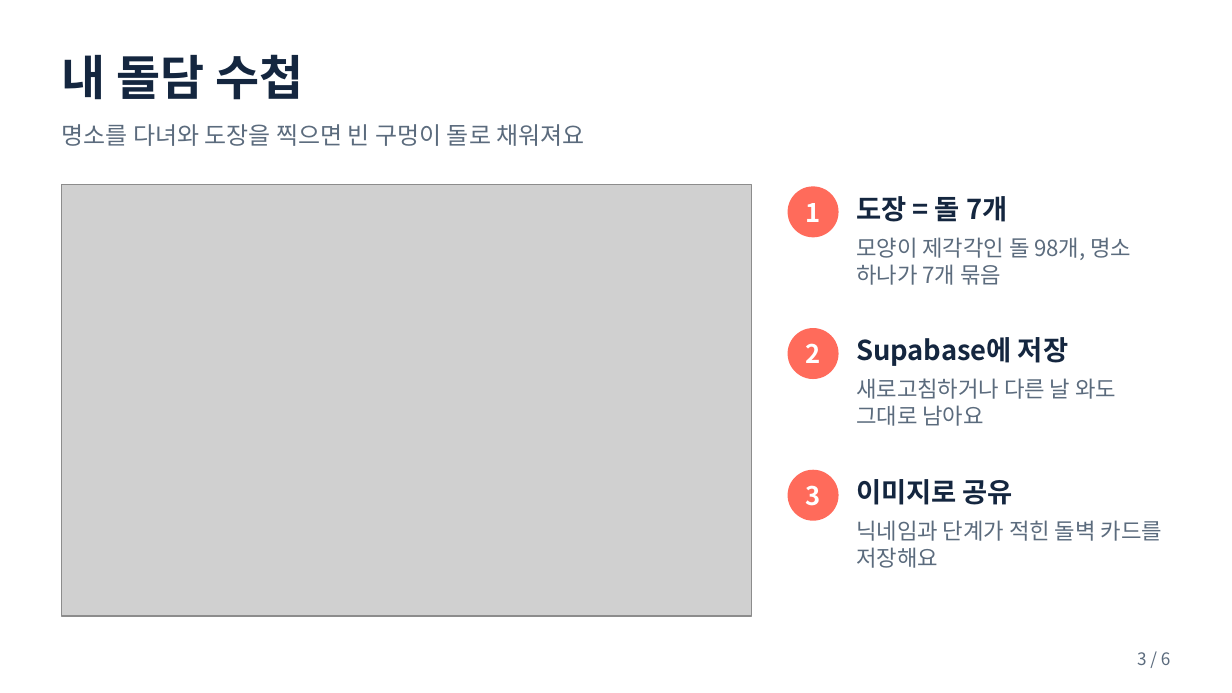
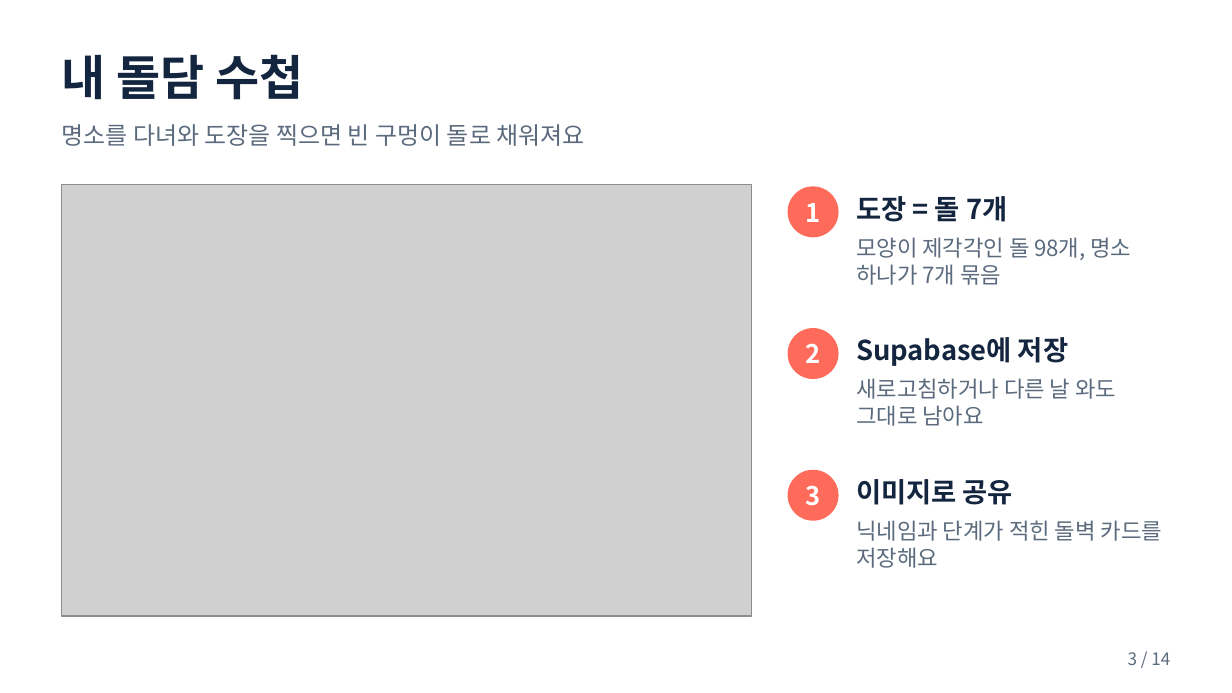
Before and after one commit to pjhjustin2430-cmd/doldam-today-jeju, a slide deck: slide 3 of docs/돌담오늘_발표자료.pptx. Drawn at 1232x693 pixels with LibreOffice and Linux fonts; fonts in the diff are those of the drawing; grey boxes stand for pictures. Boxes give left, top, right and bottom in pixels: in the first picture for what was removed or moved away, otherwise in the second. Text is boxed around its words. In the diff, an @@ line names an element or a change of style, - is before the commit and + after.

```diff
--- a/docs/돌담오늘_발표자료.pptx
+++ b/docs/돌담오늘_발표자료.pptx
@@ text at box(1128, 652, 1170, 665): text changed @@
-3 / 6
+3 / 14
```
Also in this commit, not shown: 4 other slides changed, 8 slides added, 7 other files.
